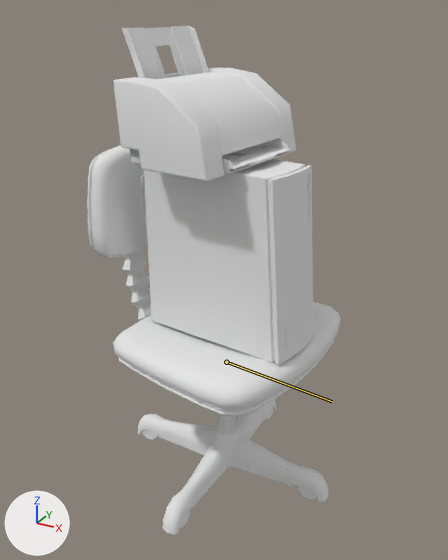
The Blender file assets/PROP/tower01.blend, before and after one commit.
Both versions are drawn from a 50 mm camera at (1.14, -2.09, 2.02) aimed at (-0.03, 0.03, 0.95). Lighting does not change. The marker at lower left points along +X, +Y and +Z. Both versions are drawn at frame 1 of the action 'tower_armatureAction'; the numbers are the values there. The bones that change are drawn over the model as lines.

In view in the first picture: 'tower_base', 'tower_chair', 'tower_chargerCable', 'tower_desktop', 'tower_plateBase', 'tower_plateMid', 'tower_plateTip', 'tower_printer'.
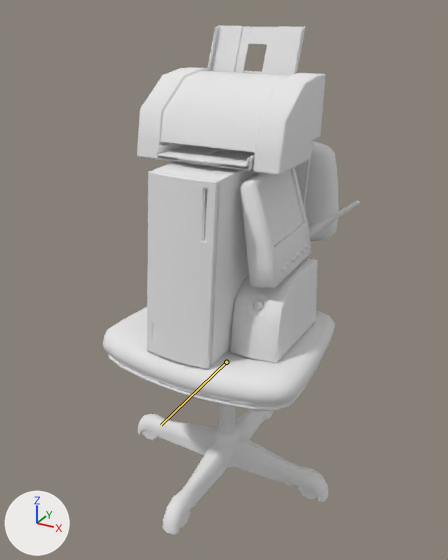
Commit message: conserto tower

What differs and where, as boxes [x1, y1, x2, y2] in the pictures (448 x 560 px):
```json
{"object": "tower_desktop", "change": "posed", "before": [144, 159, 314, 365], "after": [147, 162, 256, 369]}
{"object": "tower_printer", "change": "posed", "before": [113, 26, 296, 181], "after": [137, 25, 326, 175]}
{"object": "tower_chair", "change": "posed", "before": [87, 146, 341, 416], "after": [103, 141, 339, 411], "on screen": "7% narrower"}
{"object": "tower_wifi", "change": "posed", "after": [240, 167, 360, 288], "on screen": "not visible before"}
{"object": "tower_noBreak", "change": "posed", "after": [231, 258, 317, 363], "on screen": "not visible before"}
{"object": "tower_plateBase", "change": "posed", "before": [222, 140, 288, 174], "after": [156, 143, 254, 171]}
{"object": "tower_chargerCable", "change": "posed", "before": [141, 175, 147, 229], "after": [303, 159, 310, 209]}
{"bone": "tower_chair", "before": "(226, 362) to (332, 401)", "after": "(226, 362) to (161, 425)"}
```

The change, as JSON lines over the scene's bpy script:
```json
{"block": "bone_tower_chair", "where": "bone_tower_chair = bpy.data.objects['tower_armature'].pose.bones['tower_chair']  # child of 'tower_rotationCRTL'"}
{"op": "set", "path": "bone_tower_chair.rotation_quaternion", "old": "(0.748, 0.0, 0.0, 0.664)", "new": "(1.0, 0.0, 0.0, 0.0)", "note": "degrees (0, 0, 83) -> degrees (0, 0, 0)"}
```
